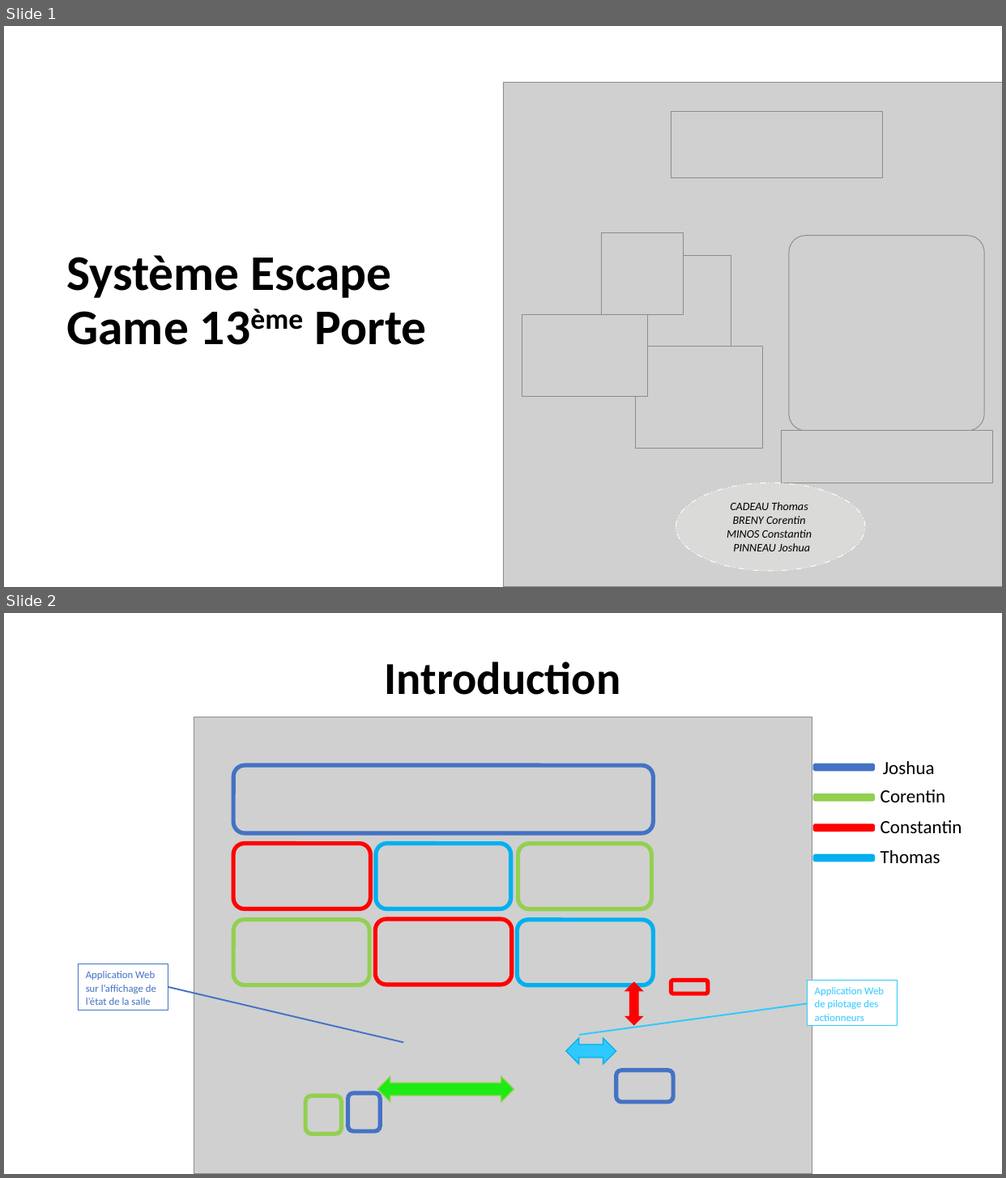
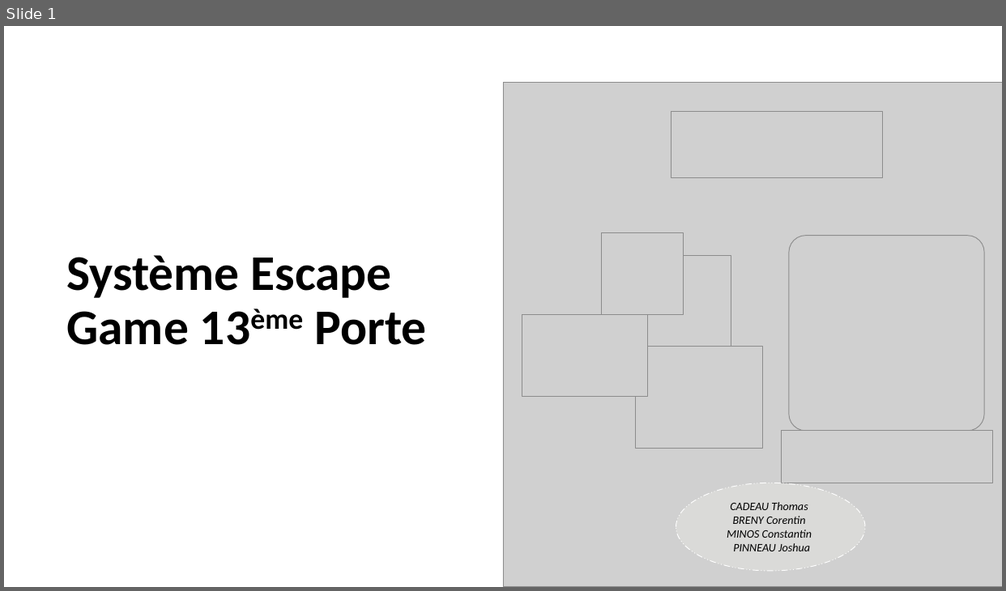
Before and after one commit to corentin-breny/Systeme_Escape_Game_13emePorte, a slide deck: Etudiants/Joshua/PremièreRevueDeProjet.pptx. Shown one above the other, each under a label of ours: slides 1 and 2 before the commit, slide 1 after it. The pictures are 1006x1178 and 1006x591 pixels, drawn with LibreOffice and Linux fonts; fonts in the diff are those of the drawing; grey boxes stand for pictures; background and template pictures are left out. Boxes give left, top, right and bottom in pixels: in the first picture for what was removed or moved away, otherwise in the second. Text is boxed around its words. In the diff, an @@ line names an element or a change of style, - is before the commit and + after.

```diff
--- a/Etudiants/Joshua/PremièreRevueDeProjet.pptx
+++ b/Etudiants/Joshua/PremièreRevueDeProjet.pptx
@@ slide 2 removed at (x1=4, y1=613, x2=1002, y2=1174), background picture (left out) @@
@@ title removed at (x1=385, y1=662, x2=621, y2=695) @@
-Introduction
@@ picture removed at (x1=194, y1=717, x2=812, y2=1174) @@
@@ rounded rectangle removed at (x1=234, y1=766, x2=654, y2=834) @@
@@ rounded rectangle removed at (x1=815, y1=766, x2=872, y2=769) @@
@@ text removed at (x1=883, y1=761, x2=935, y2=774) @@
-Joshua
@@ rounded rectangle removed at (x1=815, y1=796, x2=872, y2=799) @@
@@ text removed at (x1=880, y1=790, x2=946, y2=803) @@
-Corentin
@@ rounded rectangle removed at (x1=815, y1=825, x2=872, y2=829) @@
@@ text removed at (x1=880, y1=820, x2=962, y2=833) @@
-Constantin
@@ rounded rectangle removed at (x1=234, y1=844, x2=371, y2=909) @@
@@ rounded rectangle removed at (x1=376, y1=844, x2=511, y2=909) @@
@@ rounded rectangle removed at (x1=518, y1=844, x2=651, y2=909) @@
@@ text removed at (x1=880, y1=850, x2=940, y2=863) @@
-Thomas
@@ rounded rectangle removed at (x1=815, y1=856, x2=872, y2=860) @@
@@ rounded rectangle removed at (x1=234, y1=920, x2=370, y2=986) @@
@@ rounded rectangle removed at (x1=375, y1=919, x2=512, y2=985) @@
@@ rounded rectangle removed at (x1=517, y1=920, x2=653, y2=986) @@
@@ rectangle removed at (x1=78, y1=964, x2=168, y2=1010) @@
-Application Web sur l’affichage de l’état de la salle
@@ line removed from (404, 1043) to (168, 987) @@
@@ left right arrow removed at (x1=624, y1=982, x2=644, y2=1026) @@
@@ rounded rectangle removed at (x1=671, y1=981, x2=708, y2=994) @@
@@ rectangle removed at (x1=808, y1=980, x2=897, y2=1025) @@
-Application Web de pilotage des actionneurs
@@ line removed from (579, 1035) to (808, 1003) @@
@@ left right arrow removed at (x1=566, y1=1038, x2=616, y2=1064) @@
@@ rounded rectangle removed at (x1=616, y1=1071, x2=673, y2=1102) @@
@@ rounded rectangle removed at (x1=305, y1=1096, x2=342, y2=1134) @@
@@ rounded rectangle removed at (x1=348, y1=1093, x2=381, y2=1131) @@
@@ left right arrow removed at (x1=377, y1=1077, x2=513, y2=1102) @@
```
Also in this commit, not shown: 2 slides changed, 7 slides added, 4 other slides removed.
